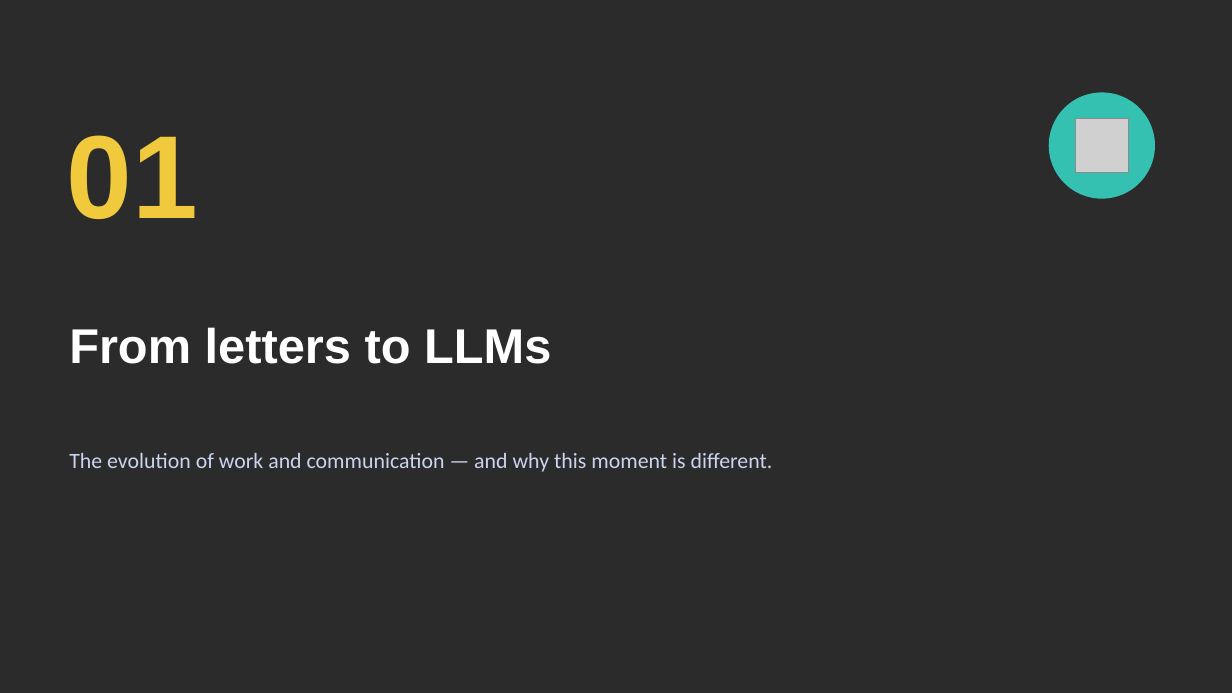
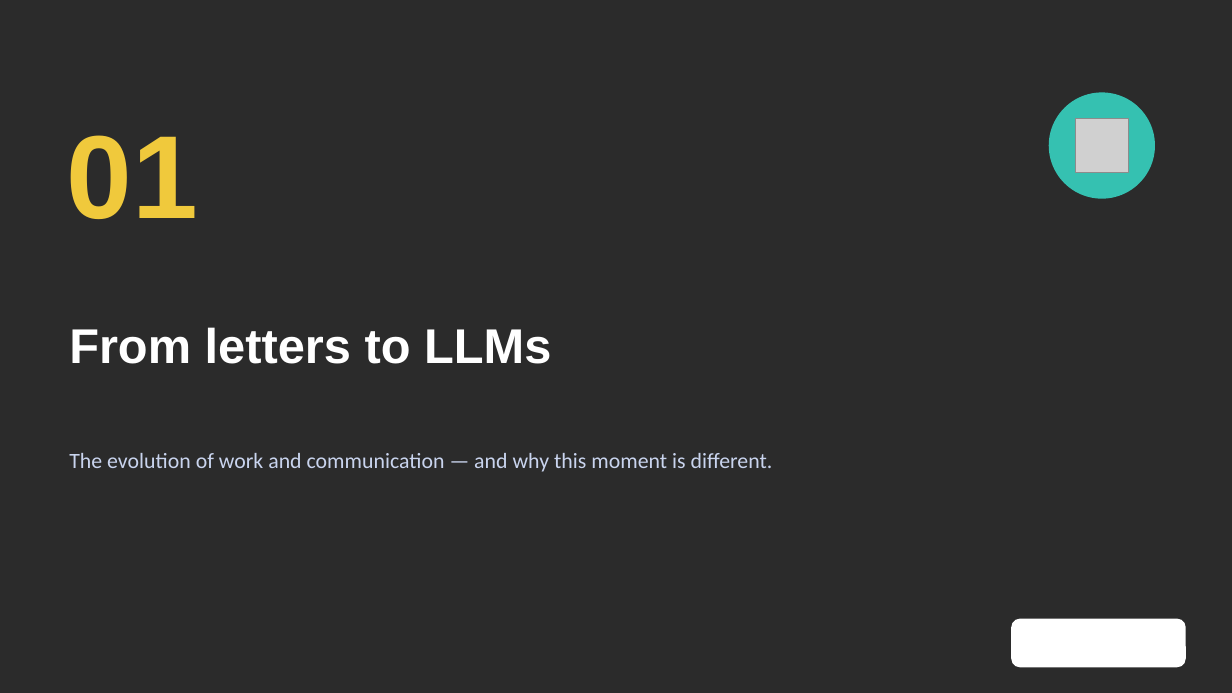
Before and after one commit to agbanzy/gbedegu-ai-playbook, a slide deck: slide 4 of public/downloads/AI-Powered-Personal-Brand-GBEDEGU26.pptx. Drawn at 1232x693 pixels with LibreOffice and Linux fonts; fonts in the diff are those of the drawing; grey boxes stand for pictures; background and template pictures are left out; a plain dark background stands for a picture behind light text. Boxes give left, top, right and bottom in pixels: in the first picture for what was removed or moved away, otherwise in the second. Text is boxed around its words. In the diff, an @@ line names an element or a change of style, - is before the commit and + after.

```diff
--- a/public/downloads/AI-Powered-Personal-Brand-GBEDEGU26.pptx
+++ b/public/downloads/AI-Powered-Personal-Brand-GBEDEGU26.pptx
@@ rounded rectangle added at [1011, 618, 1186, 667], fill #FFFFFF @@
```
Also in this commit, not shown: 7 other slides changed, 4 other files.
